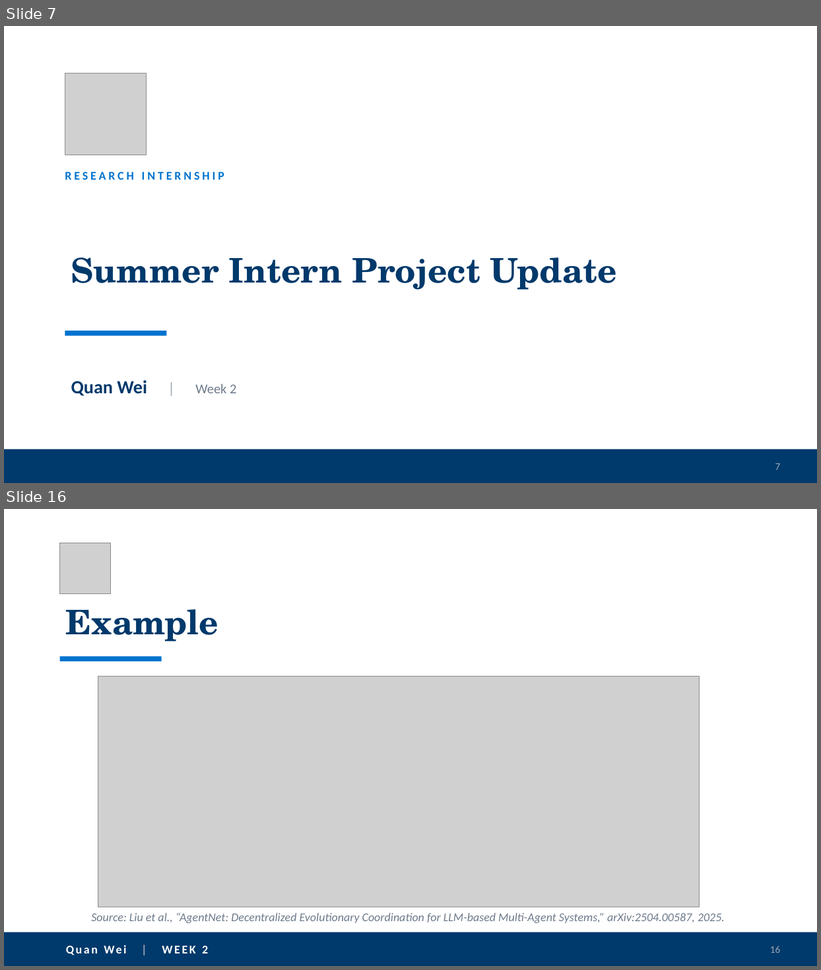
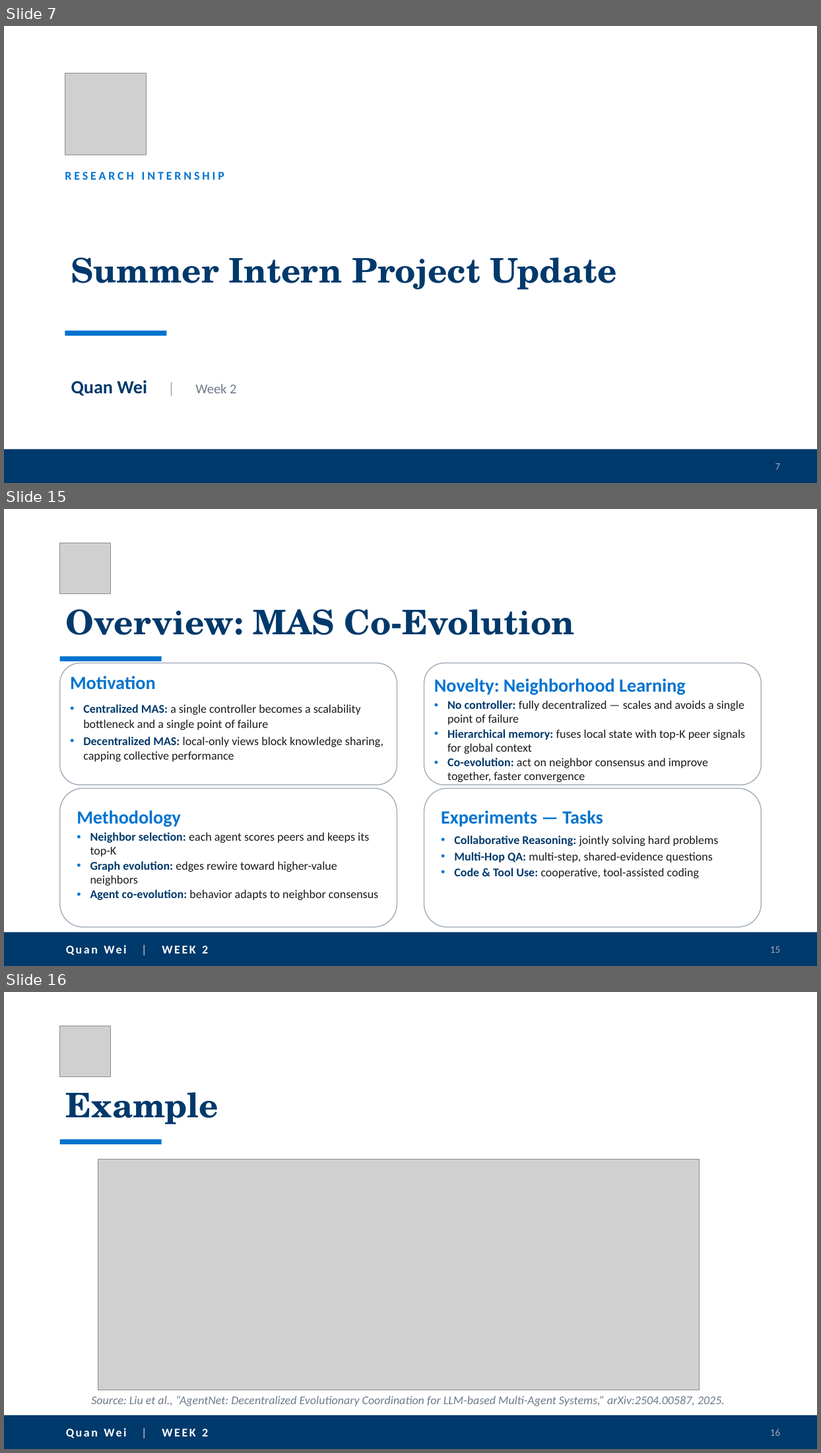
Before and after one commit to quanwei0/summer_intern, a slide deck: project_update.pptx. Shown one above the other, each under a label of ours: slides 7 and 16 before the commit, slides 7, 15 and 16 after it; the slides between them are not shown. The pictures are 821x970 and 821x1453 pixels, drawn with LibreOffice and Linux fonts; fonts in the diff are those of the drawing; grey boxes stand for pictures. Boxes give left, top, right and bottom in pixels: in the first picture for what was removed or moved away, otherwise in the second. Text is boxed around its words. In the diff, an @@ line names an element or a change of style, - is before the commit and + after.

```diff
--- a/project_update.pptx
+++ b/project_update.pptx
@@ slide 15 added at <box>4,509,817,966</box>, background #FFFFFF @@
@@ picture added at <box>60,543,111,593</box> @@
@@ title added at <box>66,609,575,635</box>, 40 pt, text #00396B, bold @@
+Overview: MAS Co-Evolution
@@ rounded rectangle added at <box>60,663,397,786</box>, fill #FFFFFF, outline #9AA7B5 1 pt @@
@@ rectangle added at <box>60,657,162,661</box>, fill #0073CF @@
@@ rounded rectangle added at <box>424,663,762,786</box>, fill #FFFFFF, outline #9AA7B5 1 pt @@
@@ text added at <box>70,676,384,762</box>, 14 pt, text #1A1A1A @@
+Motivation
+• Centralized MAS: a single controller becomes a scalability bottleneck and a single point of failure
+• Decentralized MAS: local-only views block knowledge sharing, capping collective performance
@@ text added at <box>434,679,745,782</box>, 14 pt, text #1A1A1A @@
+Novelty: Neighborhood Learning
+• No controller: fully decentralized — scales and avoids a single point of failure
+• Hierarchical memory: fuses local state with top-K peer signals for global context
+• Co-evolution: act on neighbor consensus and improve together, faster convergence
@@ rounded rectangle added at <box>60,788,397,927</box>, fill #FFFFFF, outline #9AA7B5 1 pt, 14 pt, text #1A1A1A @@
+Methodology
+• Neighbor selection: each agent scores peers and keeps its top-K
+• Graph evolution: edges rewire toward higher-value neighbors
+• Agent co-evolution: behavior adapts to neighbor consensus
@@ rounded rectangle added at <box>424,788,762,927</box>, fill #FFFFFF, outline #9AA7B5 1 pt, 14 pt, text #1A1A1A @@
+Experiments — Tasks
+• Collaborative Reasoning: jointly solving hard problems
+• Multi-Hop QA: multi-step, shared-evidence questions
+• Code & Tool Use: cooperative, tool-assisted coding
@@ rectangle added at <box>4,932,817,966</box>, fill #00396B @@
@@ text added at <box>104,945,208,954</box>, 14 pt, text #FFFFFF, bold @@
+Quan Wei | WEEK 2
@@ page number added at <box>770,947,781,953</box>, 12 pt, text #9AA7B5 @@
+15
```
Also in this commit, not shown: 2 slides removed.
